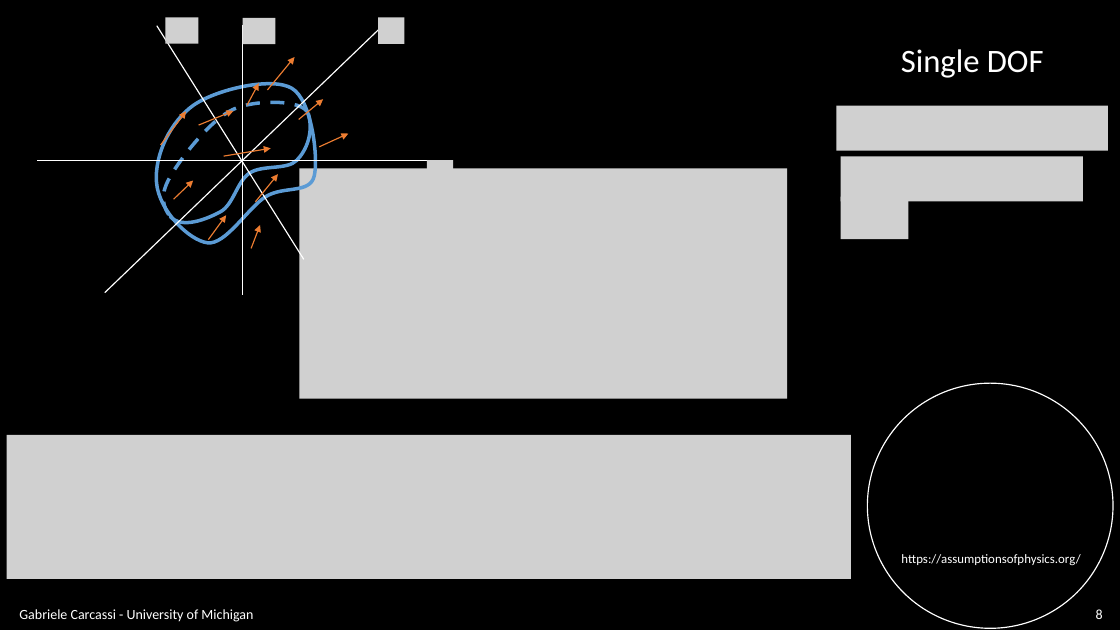
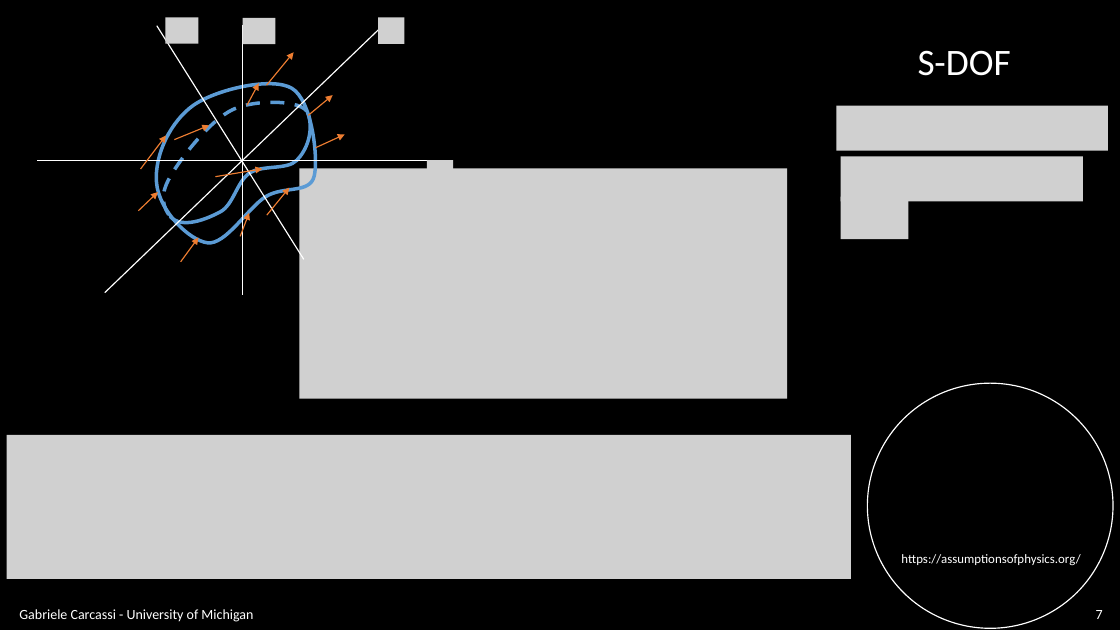
Before and after one commit to assumptionsofphysics/slides, a slide deck: slide 7 of BookCompanions-v2/RP-Class-4.pptx (slide 8 before the commit). Drawn at 1120x630 pixels with LibreOffice and Linux fonts; fonts in the diff are those of the drawing; grey boxes stand for pictures; background and template pictures are left out. Boxes give left, top, right and bottom in pixels: in the first picture for what was removed or moved away, otherwise in the second. Text is boxed around its words. In the diff, an @@ line names an element or a change of style, - is before the commit and + after.

```diff
--- a/BookCompanions-v2/RP-Class-4.pptx
+++ b/BookCompanions-v2/RP-Class-4.pptx
@@ arrow moved from (267, 90) - (295, 57) to (266, 86) - (294, 52) @@
@@ text at (x1=918, y1=50, x2=1011, y2=76): text changed; size 28 to 32 pt @@
-Single DOF
+S-DOF
@@ arrow moved from (299, 119) - (323, 99) to (308, 115) - (333, 95) @@
@@ arrow moved from (160, 145) - (186, 112) to (140, 169) - (166, 135) @@
@@ arrow moved from (198, 125) - (234, 111) to (175, 139) - (209, 125) @@
@@ arrow moved from (319, 147) - (349, 134) to (316, 148) - (344, 134) @@
@@ arrow moved from (223, 156) - (271, 149) to (215, 176) - (262, 169) @@
@@ arrow moved from (174, 199) - (193, 181) to (139, 211) - (158, 192) @@
@@ arrow moved from (255, 202) - (278, 174) to (267, 215) - (289, 187) @@
@@ arrow moved from (208, 239) - (226, 215) to (181, 262) - (198, 238) @@
@@ arrow moved from (251, 249) - (260, 225) to (240, 236) - (250, 213) @@
@@ page number at (x1=1096, y1=610, x2=1103, y2=619): text changed @@
-8
+7
```
Also in this commit, not shown: 20 other slides changed, 18 slides added, 21 slides removed, 1 other file.
